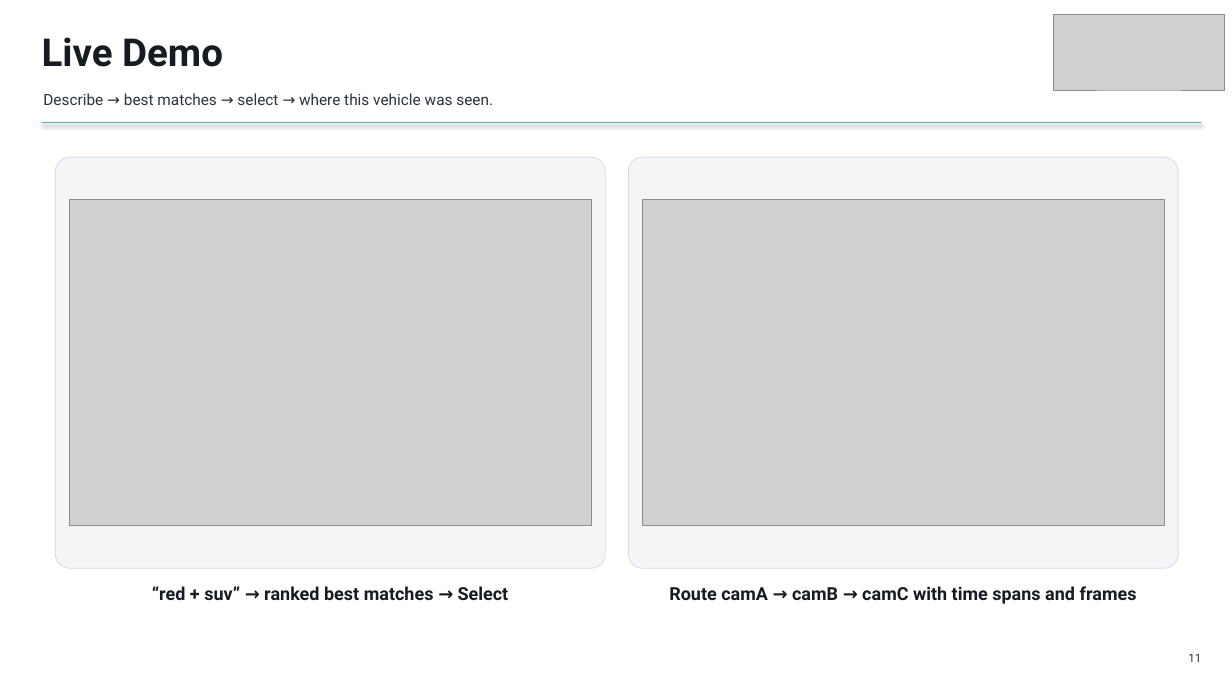
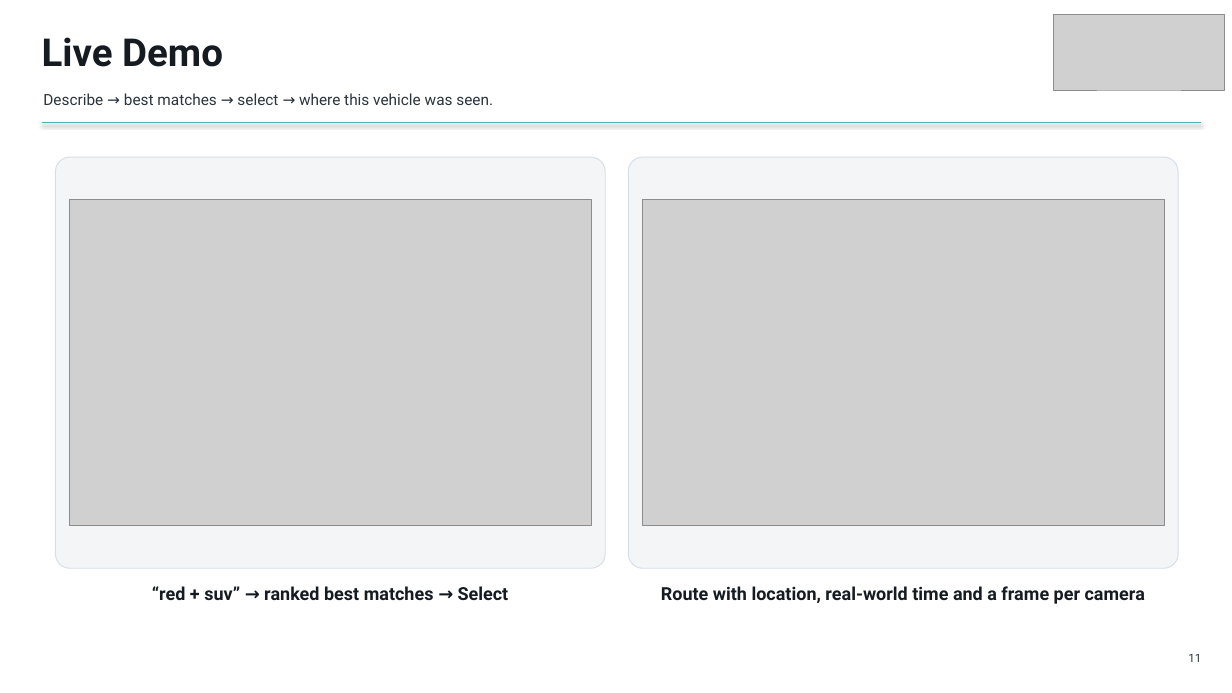
Before and after one commit to GurneetKB/V-Trace, a slide deck: slide 11 of deliverables/V-Trace_Final_Presentation.pptx. Drawn at 1232x693 pixels with LibreOffice and Linux fonts; fonts in the diff are those of the drawing; grey boxes stand for pictures. Boxes give left, top, right and bottom in pixels: in the first picture for what was removed or moved away, otherwise in the second. Text is boxed around its words. In the diff, an @@ line names an element or a change of style, - is before the commit and + after.

```diff
--- a/deliverables/V-Trace_Final_Presentation.pptx
+++ b/deliverables/V-Trace_Final_Presentation.pptx
@@ text at bbox=[661, 586, 1145, 604]: text changed @@
-Route camA → camB → camC with time spans and frames
+Route with location, real-world time and a frame per camera
```
Also in this commit, not shown: 7 other slides changed, 27 other files.
